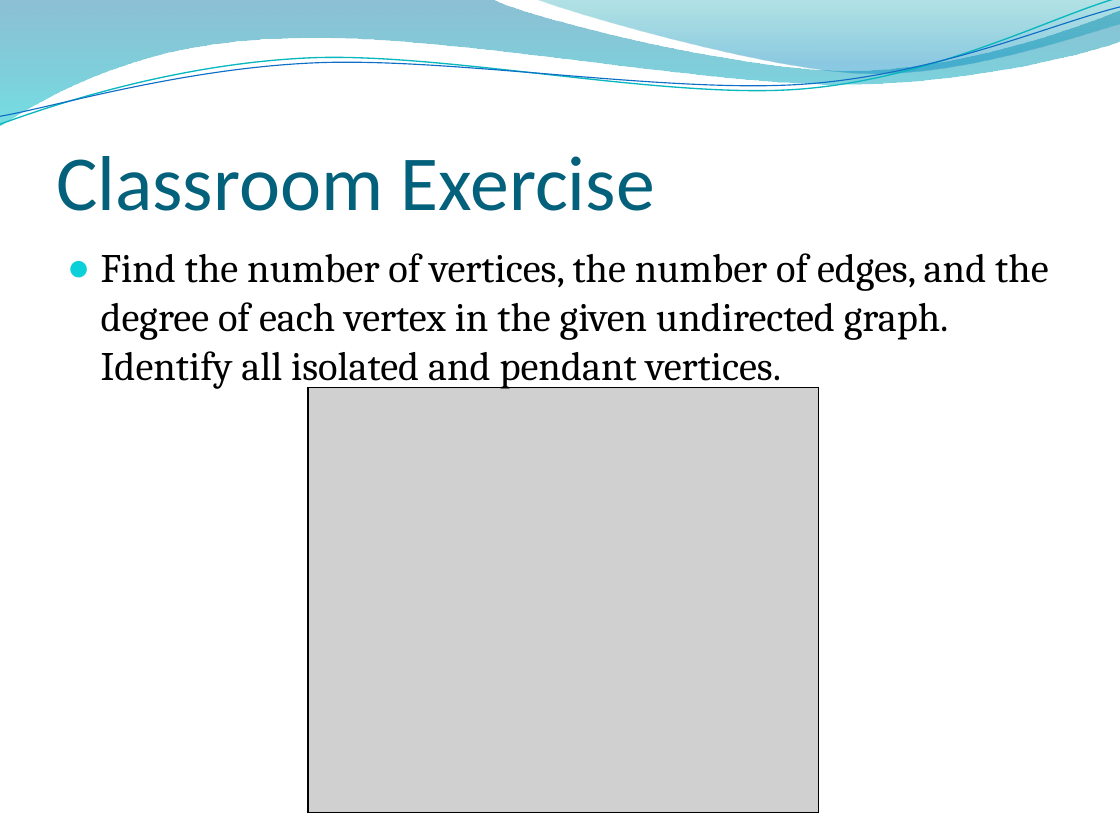
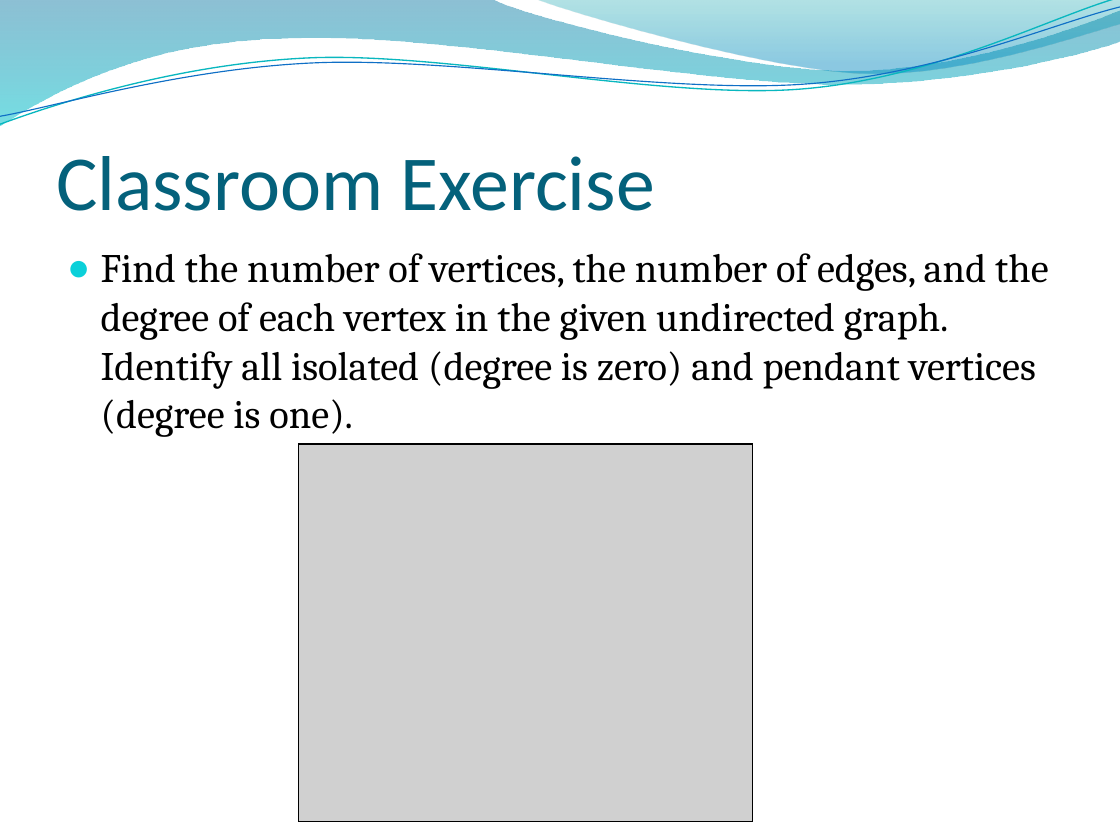
Before and after one commit to lin-chen-GA/lin-chen-GA.github.io, a slide deck: slide 23 of cs2620/slides/cs2620_notes10.pptx (slide 24 before the commit). Drawn at 1120x840 pixels with LibreOffice and Linux fonts; fonts in the diff are those of the drawing; grey boxes stand for pictures; background and template pictures are left out. Boxes give left, top, right and bottom in pixels: in the first picture for what was removed or moved away, otherwise in the second. Text is boxed around its words. In the diff, an @@ line names an element or a change of style, - is before the commit and + after.

```diff
--- a/cs2620/slides/cs2620_notes10.pptx
+++ b/cs2620/slides/cs2620_notes10.pptx
@@ text at bbox=[101, 253, 1048, 437]: text changed @@
-● Find the number of vertices, the number of edges, and the degree of each vertex in the given undirected graph. Identify all isolated and pendant vertices.
+● Find the number of vertices, the number of edges, and the degree of each vertex in the given undirected graph. Identify all isolated (degree is zero) and pendant vertices (degree is one).
@@ picture: place and size @@
-picture at bbox=[308, 388, 819, 812]
+picture at bbox=[299, 444, 753, 821]
```
Also in this commit, not shown: 12 other slides changed, 1 slide added, 3 other files.
